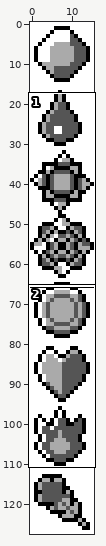
Two states of a sprite sheet, gfx/trainer_card/kanto_badges.png. The first picture is a wide view before the edit; the outline marks the close-up.
Close-up. First the earlier version:
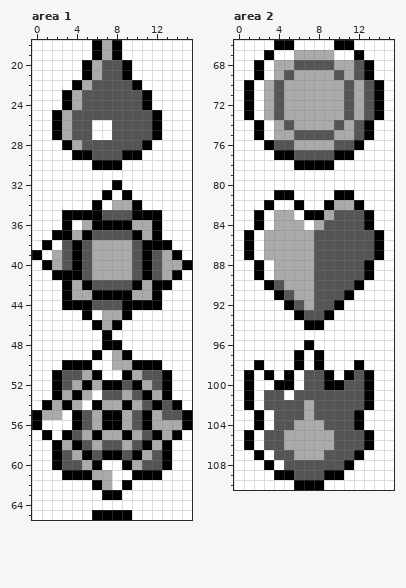
The file is 16x128 pixels. Shown: area 1: x 0..15, y 18..65; area 2: x 0..15, y 66..110.
After:
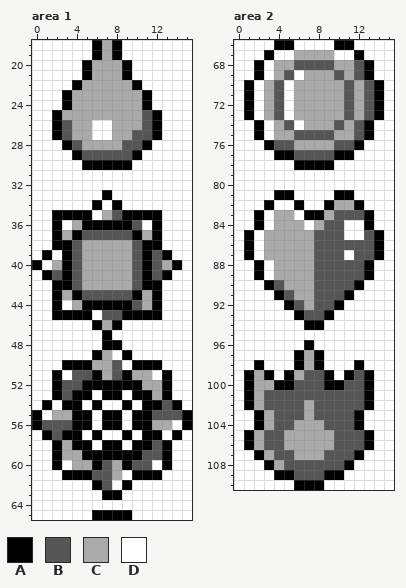
Palette (. is transparent): A #000000  B #555555  C #aaaaaa  D #ffffff
The edit:
--- area 1
@@ x 0..15 @@
 19 DDDDDDACADDDDDDD
-20 DDDDDACBBADDDDDD
-21 DDDDDACBBADDDDDD
-22 DDDDACBBBBADDDDD
-23 DDDACBBBBBBADDDD
-24 DDDACBBBBBBADDDD
-25 DDACBBBBBBBBADDD
-26 DDACBBDDBBBBADDD
-27 DDACBBDDBBBBADDD
-28 DDDACBBBBBBADDDD
-29 DDDDAABBBAADDDDD
-30 DDDDDDAAADDDDDDD
+20 DDDDDACCCADDDDDD
+21 DDDDDACCCADDDDDD
+22 DDDDACCCCCADDDDD
+23 DDDACCCCCCCADDDD
+24 DDDACCCCCCCADDDD
+25 DDACCCCCCCCBADDD
+26 DDABCCDDCCCBADDD
+27 DDABCCDDCCBBADDD
+28 DDDABCCCCBBADDDD
+29 DDDDABBBBBADDDDD
+30 DDDDDAAAAADDDDDD
 31 DDDDDDDDDDDDDDDD
-32 DDDDDDDDADDDDDDD
-33 DDDDDDDADADDDDDD
-34 DDDDDDADCCADDDDD
-35 DDDAAAABBBAAADDD
-36 DDDADCAAAACCADDD
-37 DDAACABBBBACADDD
-38 DADBABCCCCBAAADD
-39 ADCBABCCCCBABCAD
-40 DACBABCCCCBABCCA
-41 DDAAABCCCCBABCAD
-42 DDDACABBBBACAADD
-43 DDDACCAAAACCADDD
-44 DDDAAABBBAAAADDD
-45 DDDDDADCCADDDDDD
+32 DDDDDDDDDDDDDDDD
+33 DDDDDDDADDDDDDDD
+34 DDDDDDADADDDDDDD
+35 DDAAAADCBAAAADDD
+36 DDADCAAAAABDADDD
+37 DDACABBBBBACADDD
+38 DDAABCCCCCBAADDD
+39 DADABCCCCCBABADD
+40 ADCABCCCCCBABCAD
+41 DABABCCCCCBABADD
+42 DDAABCCCCCBAADDD
+43 DDACABBBBBACADDD
+44 DDADCAAAAABCADDD
+45 DDAAAADBBAAAADDD
 46 DDDDDDACADDDDDDD
@@ x 0..15 @@
 48 DDDDDDDAADDDDDDD
-49 DDDDDDADCADDDDDD
-50 DDDAAADDCCAAADDD
-51 DDABBCADDACBBADD
-52 DDABCACAABACBADD
-53 DDACACDBBCBACADD
-54 DACACDACCACBABAD
-55 ACCDABCAACBACBBA
-56 ADDDABCAACBACCCA
-57 DADABCACCACBACAD
-58 DDACABCBBCBACADD
-59 DDABCABAABACBADD
-60 DDABBCADDACBBADD
-61 DDDAAACCDDAAADDD
-62 DDDDDDACDADDDDDD
+49 DDDDDDACDADDDDDD
+50 DDDAAACCBDAAADDD
+51 DDADBBACBACCDADD
+52 DDABBAAAAAACCADD
+53 DDABAADAADAACADD
+54 DADAADADDADAABAD
+55 ADCCAADAADAABBBA
+56 ABBBAADAADAACCDA
+57 DABAADADDADAADAD
+58 DDACAADAADAABADD
+59 DDACCAAAAAABBADD
+60 DDADCCABCABBDADD
+61 DDDAAABBCDAAADDD
+62 DDDDDDABDADDDDDD
 63 DDDDDDDAADDDDDDD
--- area 2
@@ x 3..8 @@
  68 DCCBBB
- 69 DCBCCC
- 70 CBCCCC
- 71 CBCCCC
- 72 CBCCCC
- 73 CBCCCC
- 74 DCBCCC
+ 69 DCBDCC
+ 70 CBDCCC
+ 71 CBDCCC
+ 72 CBDCCC
+ 73 CBDCCC
+ 74 DCBDCC
  75 DCCBBB
@@ x 9..14 @@
  83 CBBBAD
- 84 BBBBAD
- 85 BBBBBA
+ 84 BBDDAD
+ 85 BBDDBA
  86 BBBBBA
- 87 BBBBBA
+ 87 BBDBBA
  88 BBBBAD
@@ x 0..9 @@
  96 DDDDDDDADD
- 97 DDDDDDADAD
- 98 DDADDDADAD
- 99 DADADADBBA
-100 DADDAADBBA
-101 DADBBDBBBB
-102 DADBBBBCBB
-103 DDADBBBCBB
-104 DDADBBCCCB
-105 DADBBCCCCC
-106 DADBBCCCCC
-107 DDADBBCCCB
-108 DDDADBBBBB
+ 97 DDDDDDACAD
+ 98 DDADDDACAD
+ 99 DACADACBBA
+100 DACCAABBBA
+101 DACBBBBBBB
+102 DACBBBBCBB
+103 DDACBBBCBB
+104 DDACBBCCCB
+105 DACBBCCCCC
+106 DACBBCCCCC
+107 DDACBBCCCB
+108 DDDACBBBBB
 109 DDDDAABBBA
Changed places in both close-ups, as pixel boxes (x1, y1, x2, y2):
changed: (32, 60, 192, 490)
changed: (284, 70, 304, 130)
changed: (344, 220, 364, 260)
changed: (254, 350, 314, 470)
